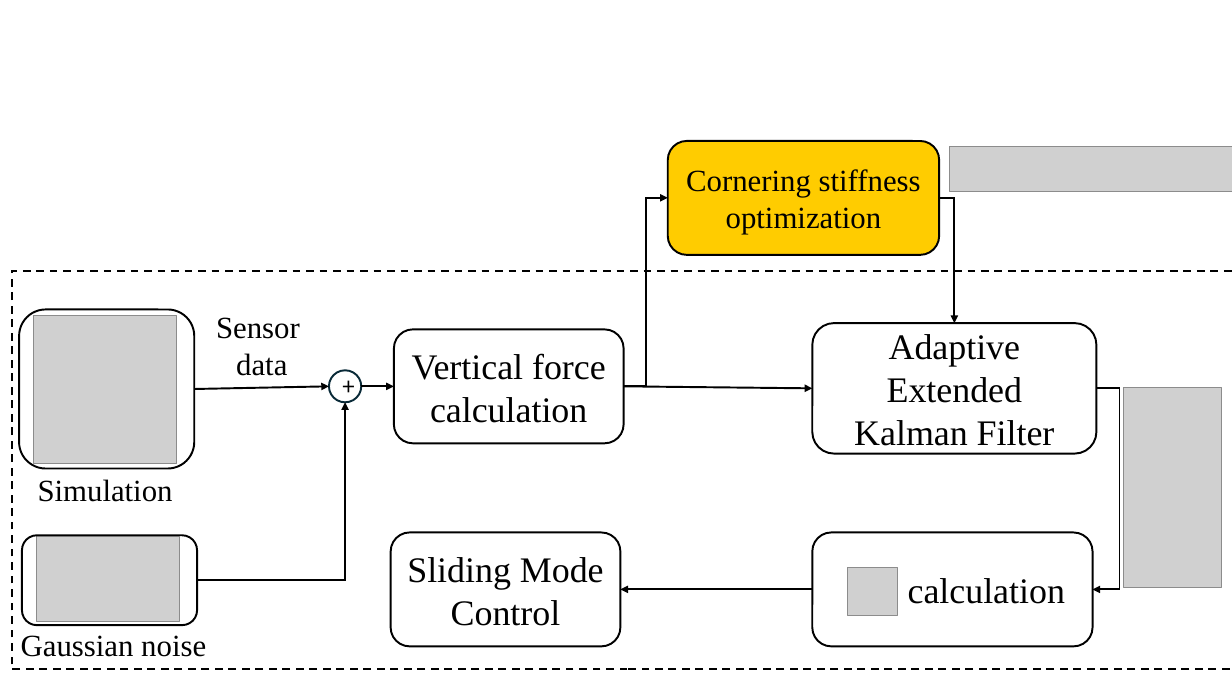
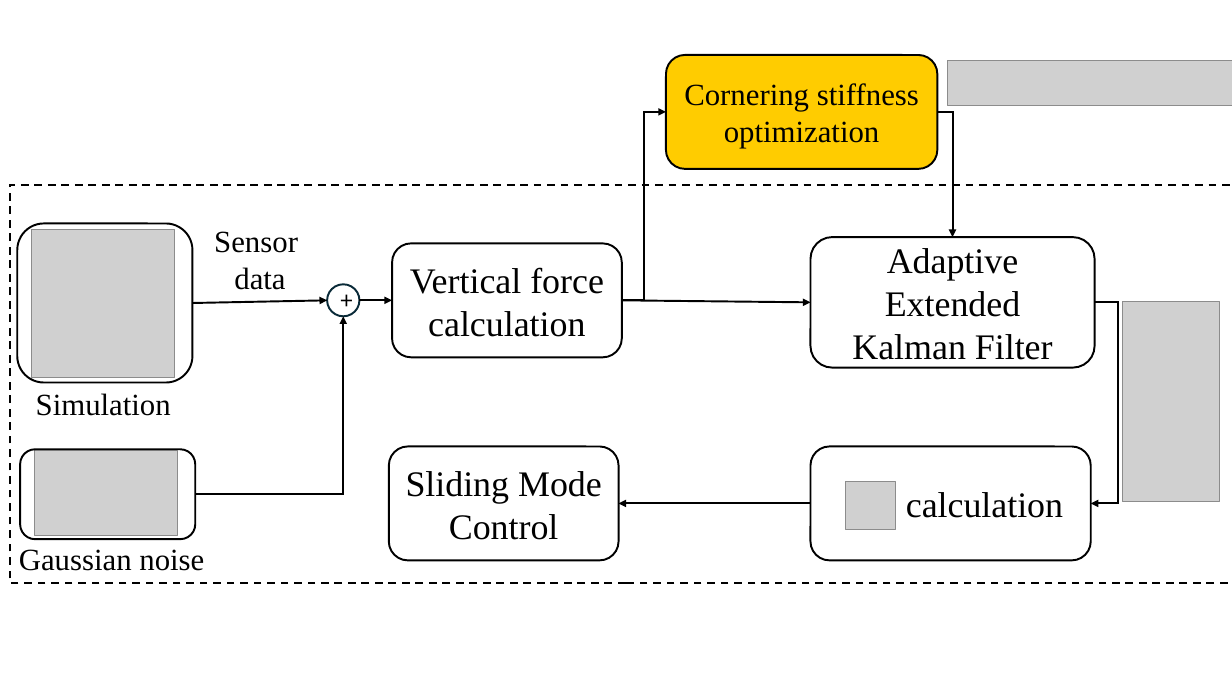
Before and after one commit to IITP-Load-Balancing-SMEET/Torque-Vectoring, a slide deck: slide 2 of Paper/자료/논문그림.pptx. Drawn at 1232x693 pixels with LibreOffice and Linux fonts; fonts in the diff are those of the drawing; grey boxes stand for pictures. Boxes give left, top, right and bottom in pixels: in the first picture for what was removed or moved away, otherwise in the second. Text is boxed around its words. In the diff, an @@ line names an element or a change of style, - is before the commit and + after.

```diff
--- a/Paper/자료/논문그림.pptx
+++ b/Paper/자료/논문그림.pptx
@@ picture added at (x1=948, y1=61, x2=1232, y2=106) @@
@@ picture removed at (x1=950, y1=147, x2=1232, y2=192) @@
@@ 7 rounded rectangles, 4 arrows, 4 elbow arrows, 3 pictures, 3 texts, 1 rectangle, 1 ellipse moved together from (x1=11, y1=141, x2=1232, y2=669) to (x1=10, y1=55, x2=1232, y2=583) @@
@@ picture added at (x1=846, y1=482, x2=896, y2=529) @@
@@ picture removed at (x1=848, y1=567, x2=897, y2=615) @@
```
Also in this commit, not shown: 1 slide added, 4 other files.
